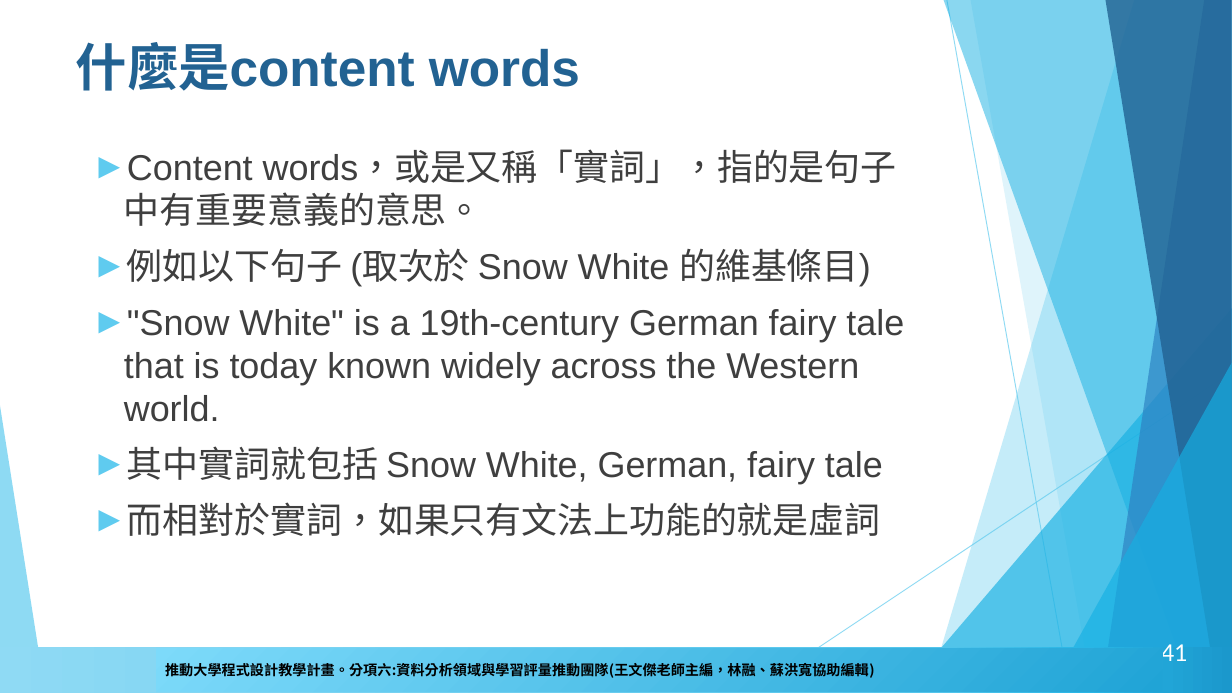
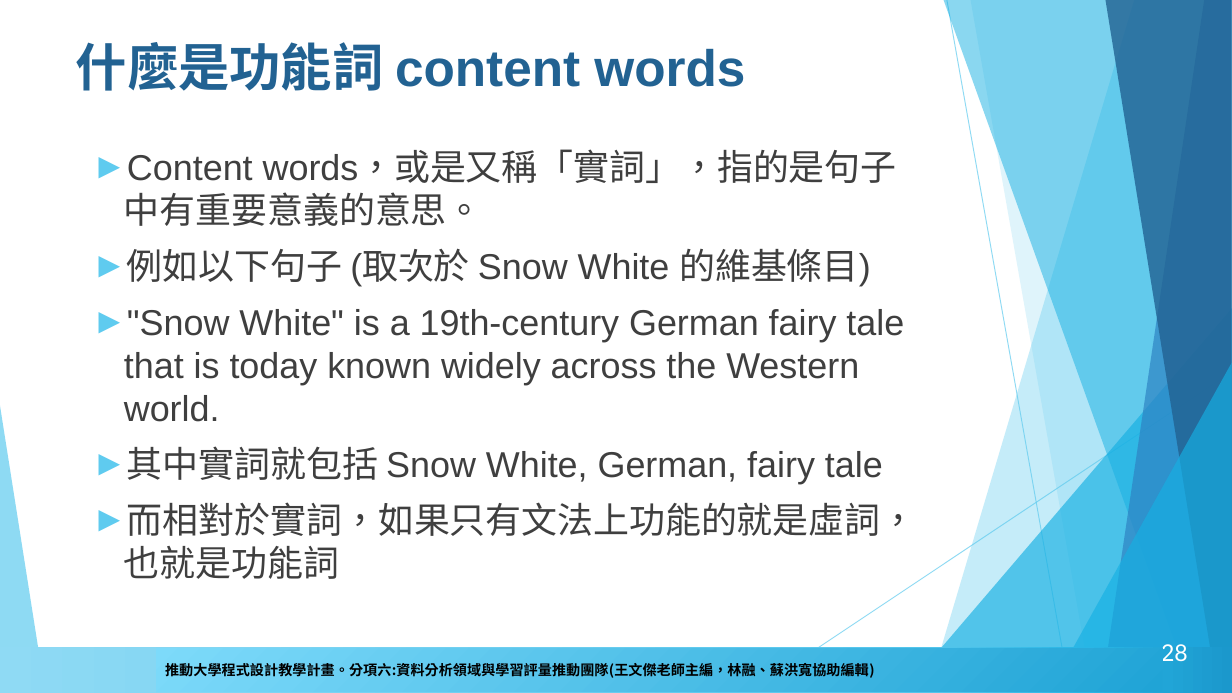
Before and after one commit to howardsukuan/textual-data-analysis-python, a slide deck: slide 28 of week02/文本分析與程式設計Week02.pptx (slide 41 before the commit). Drawn at 1232x693 pixels with LibreOffice and Linux fonts; fonts in the diff are those of the drawing; background and template pictures are left out. Boxes give left, top, right and bottom in pixels: in the first picture for what was removed or moved away, otherwise in the second. Text is boxed around its words. In the diff, an @@ line names an element or a change of style, - is before the commit and + after.

```diff
--- a/week02/文本分析與程式設計Week02.pptx
+++ b/week02/文本分析與程式設計Week02.pptx
@@ title at bbox=[76, 42, 745, 91]: text changed @@
-什麼是content words
+什麼是功能詞 content words
@@ text at bbox=[124, 502, 916, 579]: text changed @@
-► 而相對於實詞，如果只有文法上功能的就是虛詞
+► 而相對於實詞，如果只有文法上功能的就是虛詞，也就是功能詞
@@ page number at bbox=[1161, 644, 1188, 661]: text changed @@
-41
+28
```
Also in this commit, not shown: 4 other slides changed, 8 slides added, 1 other file.
